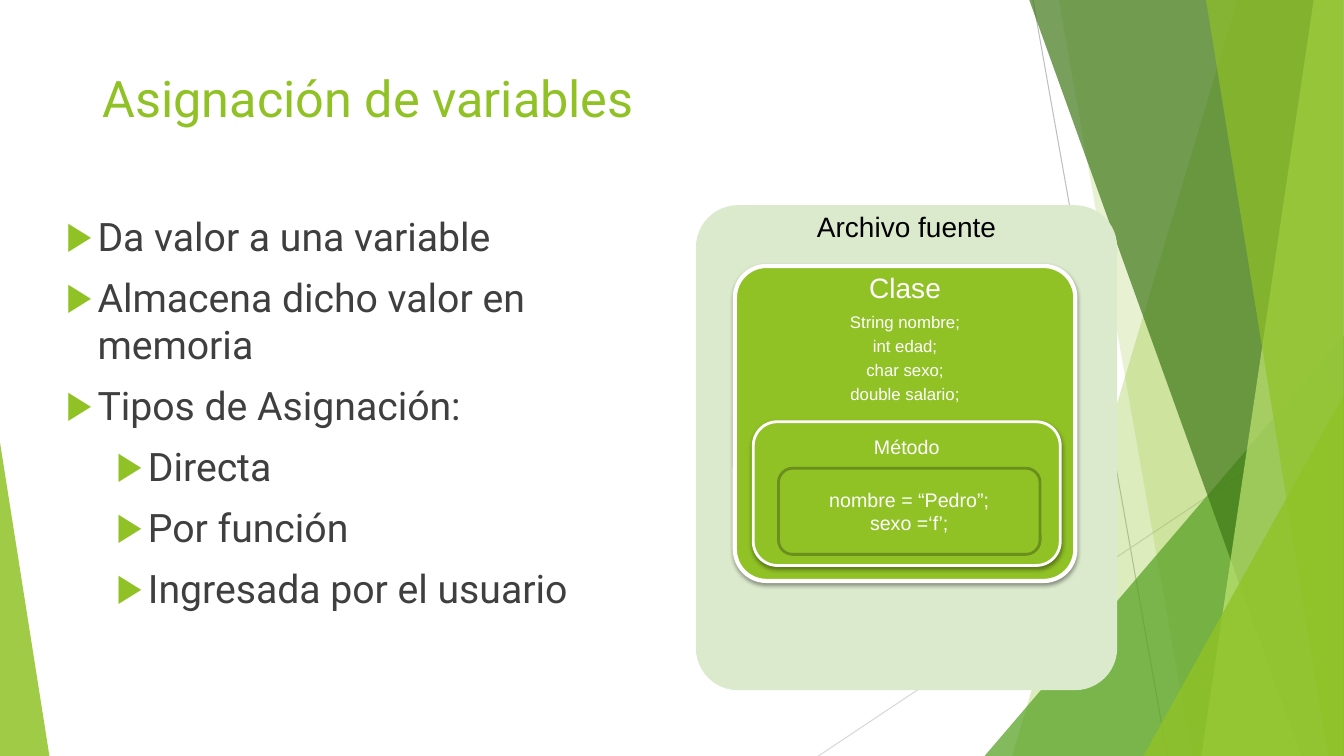
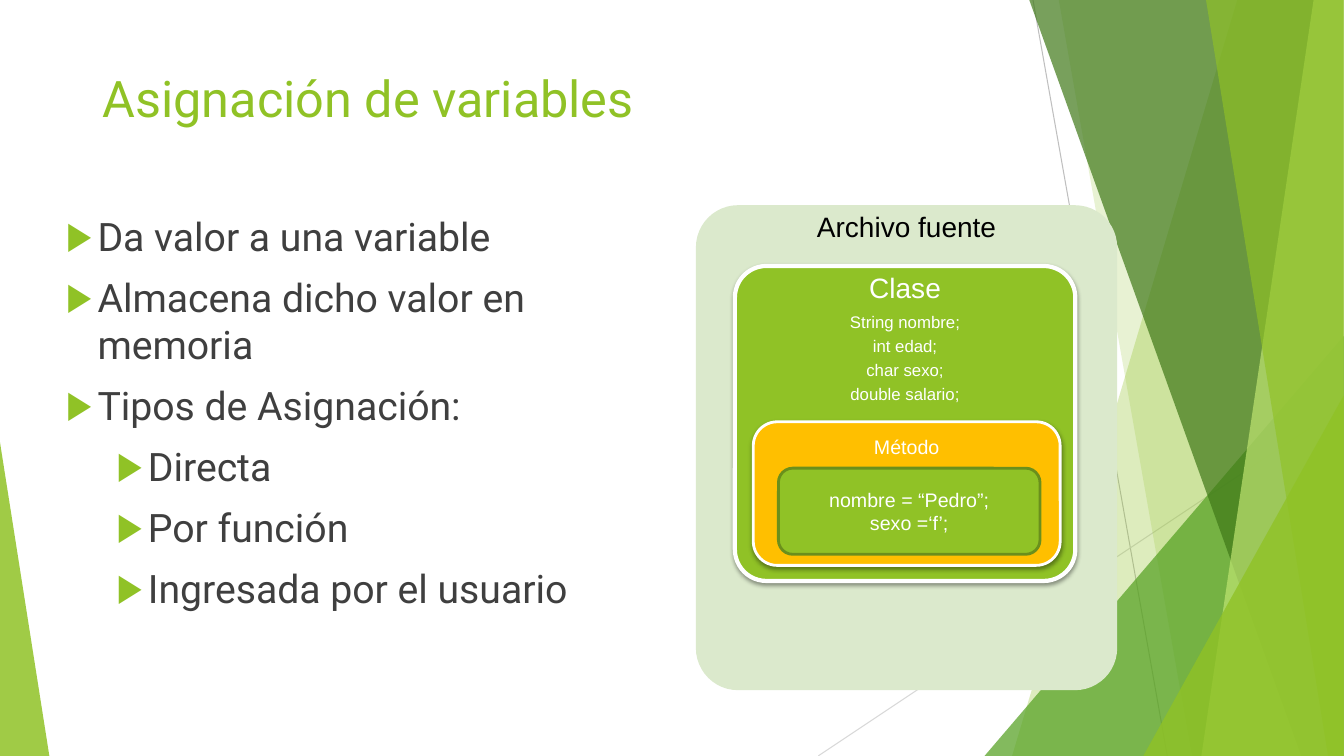
Before and after one commit to jomarnavarro/basicJava, a slide deck: slide 9 of slides/SeleniumModule2.pptx. Drawn at 1344x756 pixels with LibreOffice and Linux fonts; fonts in the diff are those of the drawing. Boxes give left, top, right and bottom in pixels: in the first picture for what was removed or moved away, otherwise in the second. Text is boxed around its words. In the diff, an @@ line names an element or a change of style, - is before the commit and + after.

```diff
--- a/slides/SeleniumModule2.pptx
+++ b/slides/SeleniumModule2.pptx
@@ rounded rectangle "Método" at box(753, 421, 1060, 565): fill #90C226 to #FFBF00 @@
```
Also in this commit, not shown: 6 other slides changed, 2 slides added, 1 slide removed, 5 other files.
